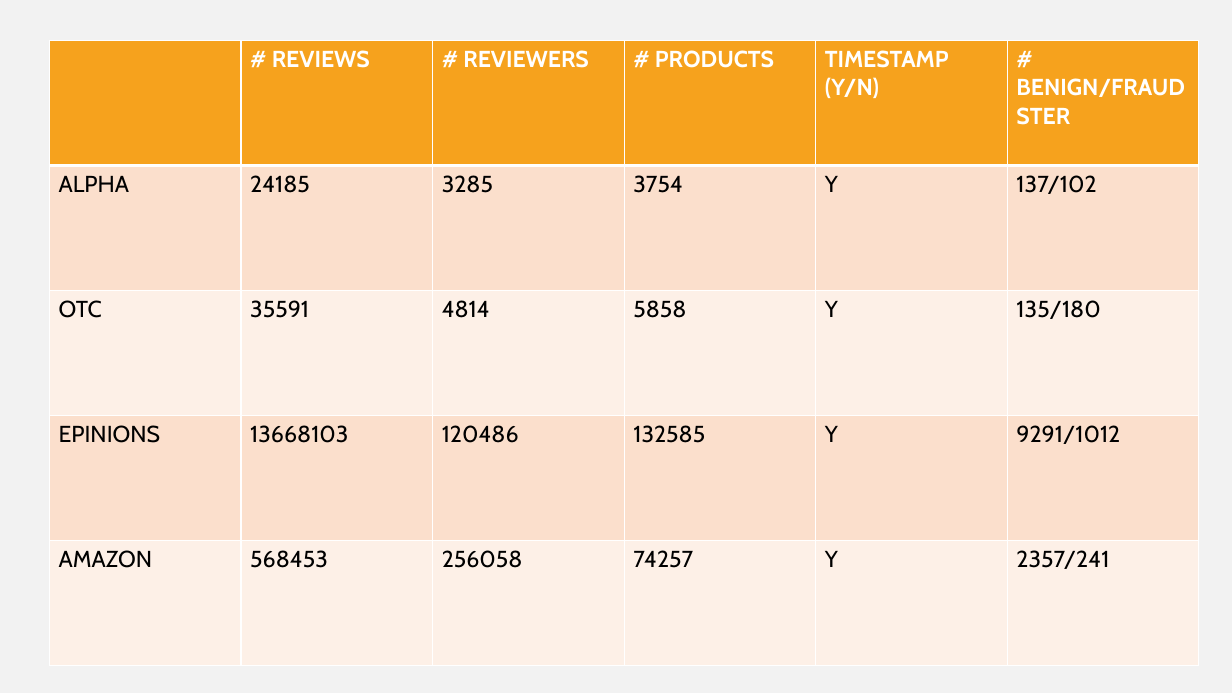
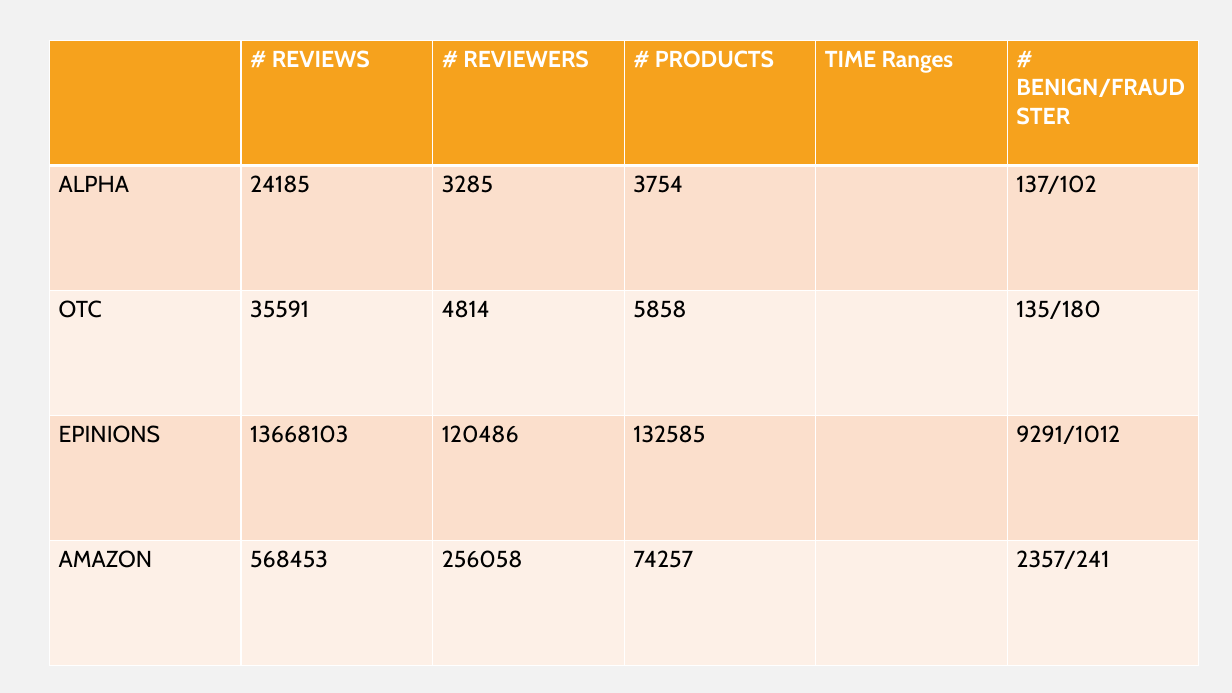
Before and after one commit to hellokayas/Sockfarm-Project, a slide deck: slide 3 of Data/Presentation.pptx. Drawn at 1232x693 pixels with LibreOffice and Linux fonts; fonts in the diff are those of the drawing. Boxes give left, top, right and bottom in pixels: in the first picture for what was removed or moved away, otherwise in the second. Text is boxed around its words. In the diff, an @@ line names an element or a change of style, - is before the commit and + after.

```diff
--- a/Data/Presentation.pptx
+++ b/Data/Presentation.pptx
@@ table at <box>49,41,1197,665</box> @@
-row 1, column 5: TIMESTAMP (Y/N)
+row 1, column 5: TIME Ranges
-row 2, column 5: Y
+row 2, column 5: 
-row 3, column 5: Y
+row 3, column 5: 
-row 4, column 5: Y
+row 4, column 5: 
-row 5, column 5: Y
+row 5, column 5: 
```
Also in this commit, not shown: 1 other file.
